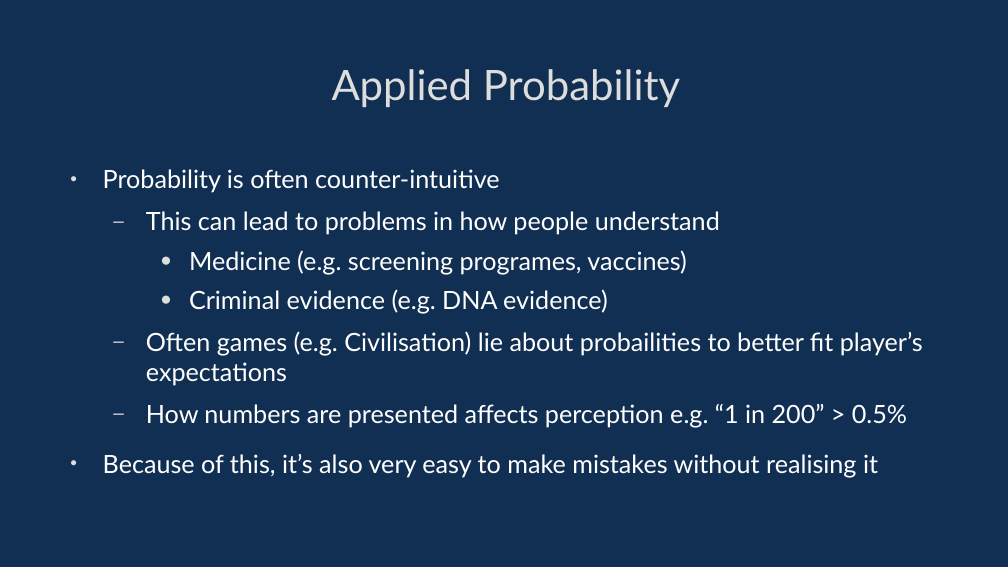
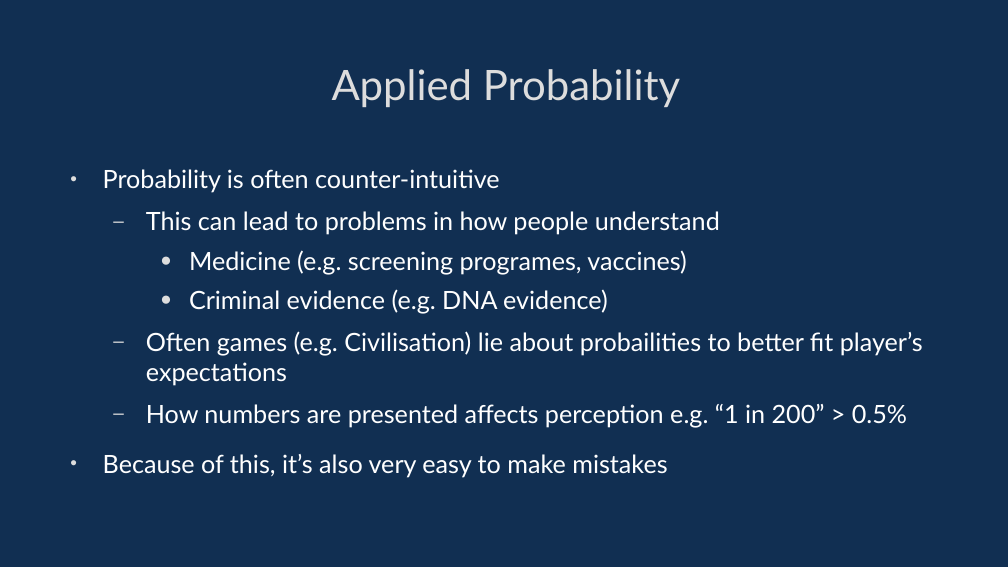
Before and after one commit to davidgundry/maths22-23, a slide deck: slide 6 of slides/maths-10-probability.odp (slide 51 before the commit). Drawn at 1008x567 pixels with LibreOffice and Linux fonts; fonts in the diff are those of the drawing. Boxes give left, top, right and bottom in pixels: in the first picture for what was removed or moved away, otherwise in the second. Text is boxed around its words. In the diff, an @@ line names an element or a change of style, - is before the commit and + after.

```diff
--- a/slides/maths-10-probability.odp
+++ b/slides/maths-10-probability.odp
@@ text at box(103, 454, 667, 478): text changed @@
-• Because of this, it’s also very easy to make mistakes without realising it
+• Because of this, it’s also very easy to make mistakes
```
Also in this commit, not shown: 5 other slides changed, 5 slides added, 19 other files.
